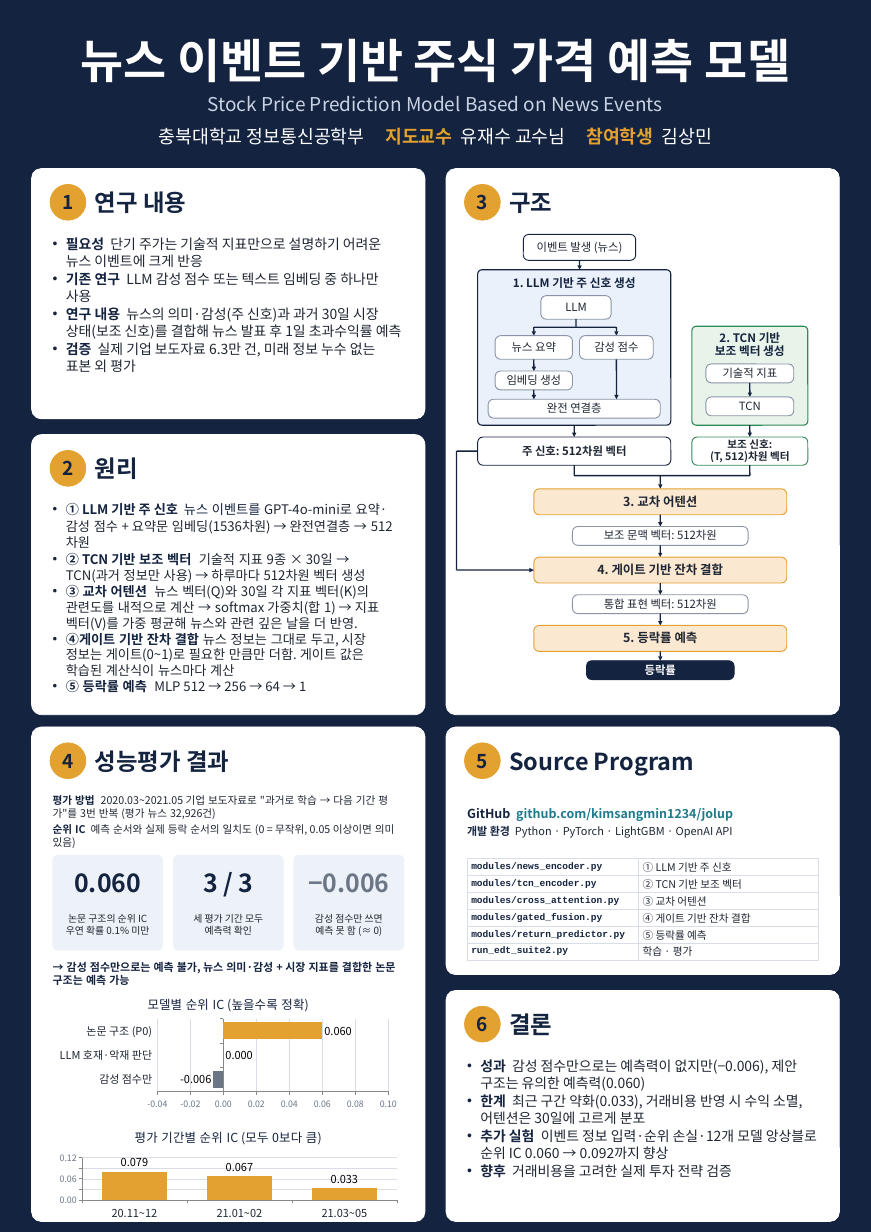
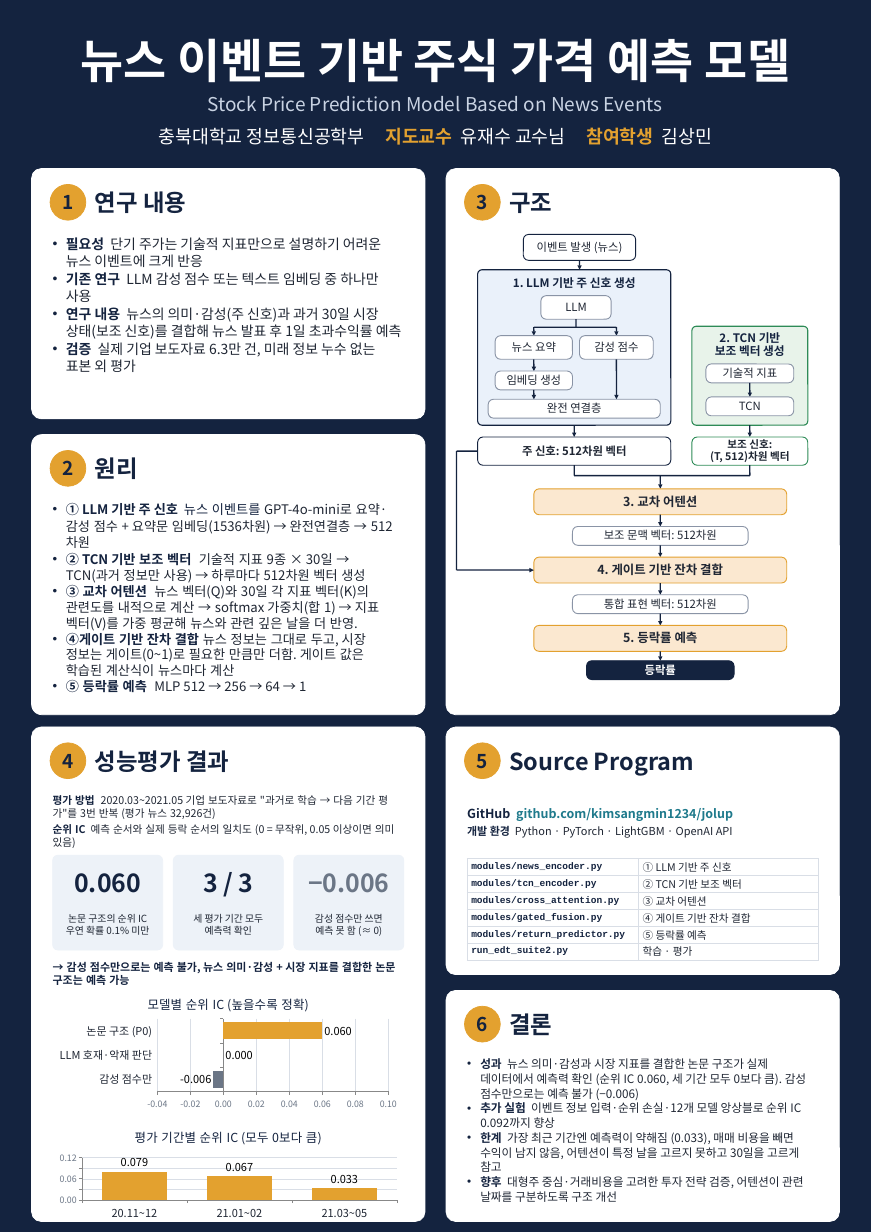
Before and after one commit to kimsangmin1234/jolup, a slide deck: slide 1 of docs/exhibition/패널_A_논문구조.pptx. Drawn at 871x1232 pixels with LibreOffice and Linux fonts; fonts in the diff are those of the drawing. Boxes give left, top, right and bottom in pixels: in the first picture for what was removed or moved away, otherwise in the second. Text is boxed around its words. In the diff, an @@ line names an element or a change of style, - is before the commit and + after.

```diff
--- a/docs/exhibition/패널_A_논문구조.pptx
+++ b/docs/exhibition/패널_A_논문구조.pptx
@@ text at (480, 1058, 806, 1202): text changed; size 19 to 16 pt @@
-• 성과 감성 점수만으로는 예측력이 없지만(−0.006), 제안 구조는 유의한 예측력(0.060)
-• 한계 최근 구간 약화(0.033), 거래비용 반영 시 수익 소멸, 어텐션은 30일에 고르게 분포
-• 추가 실험 이벤트 정보 입력·순위 손실·12개 모델 앙상블로 순위 IC 0.060 → 0.092까지 향상
-• 향후 거래비용을 고려한 실제 투자 전략 검증
+• 성과 뉴스 의미·감성과 시장 지표를 결합한 논문 구조가 실제 데이터에서 예측력 확인 (순위 IC 0.060, 세 기간 모두 0보다 큼). 감성 점수만으로는 예측 불가 (−0.006)
+• 추가 실험 이벤트 정보 입력·순위 손실·12개 모델 앙상블로 순위 IC 0.092까지 향상
+• 한계 가장 최근 기간엔 예측력이 약해짐 (0.033), 매매 비용을 빼면 수익이 남지 않음, 어텐션이 특정 날을 고르지 못하고 30일을 고르게 참고
+• 향후 대형주 중심·거래비용을 고려한 투자 전략 검증, 어텐션이 관련 날짜를 구분하도록 구조 개선
```
